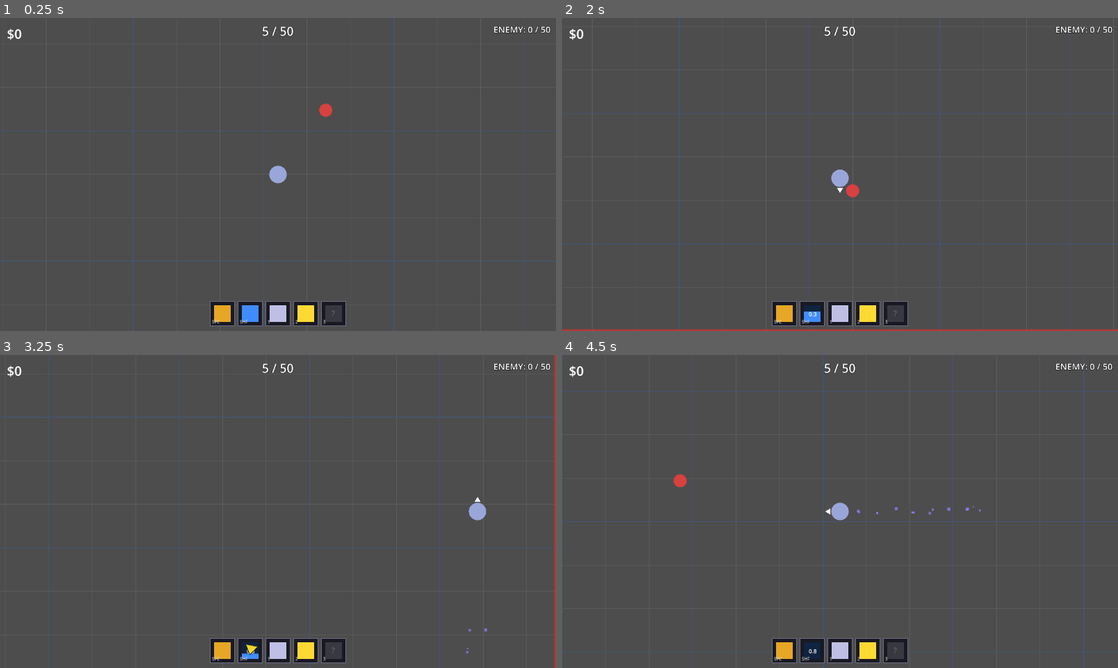
Above: before the commit, frames 1-4 (two rows, left to right).
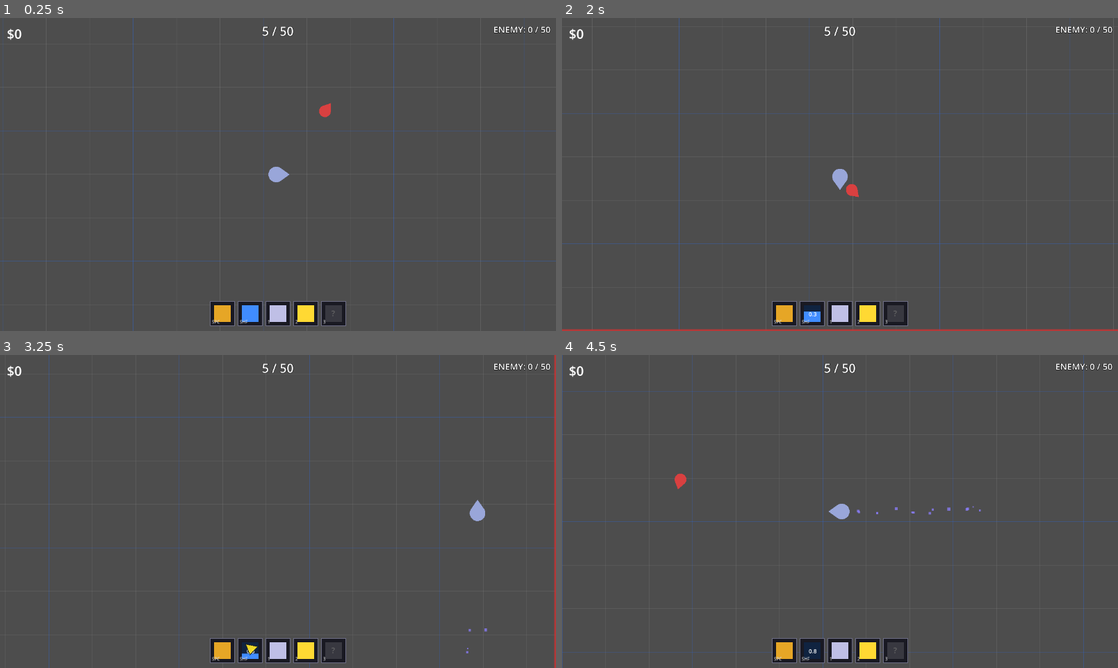
Above: after the commit, the same moments.

Repository: Wowo10/Mobber
Game: Godot game, scene res://scenes/game/game.tscn
Two runs of this game, one before a commit and one after it. Both use one fixed random seed, a clock stepped at 60 frames per second and the inputs below. This scene is started directly instead of the project's main scene.
Inputs:
- Up to frame 1 (0.25 s): no input
- Up to frame 2 (2 s): hold D (move_right) 0.53-1.28 s; tap Space (attack) at 0.6 s; hold S (move_down) from 1.28 s (still down); tap Shift (dash) at 1.35 s
- Up to frame 3 (3.25 s): release S (move_down) at 2.03 s; hold D (move_right) 2.03-2.78 s; tap Space (attack) at 2.1 s; hold W (move_up) from 2.78 s (still down); tap Shift (dash) at 2.85 s
- Up to frame 4 (4.5 s): release W (move_up) at 3.53 s; hold A (move_left) from 3.53 s (still down); tap Space (attack) at 3.6 s; tap Shift (dash) at 4.35 s

The runs differ from the first frame. In frame 1, less than 0.1% of the frame differs, in the area x 48-60%, y 27-53%; in frame 2, less than 0.1%, in the area x 48-54%, y 48-58%; in frame 3, less than 0.1%; in frame 4, less than 0.1%.

Commit message:
changed shapes

Diff:
--- a/scripts/entities/mob.gd
+++ b/scripts/entities/mob.gd
@@ -141,8 +141,24 @@
 			game.call_deferred("notify_mob_killed", arena)
 	queue_free()
 
+func _draw_droplet(r: float, col: Color, fwd: Vector2) -> void:
+	var n := 20
+	var shoulder_a := deg_to_rad(60.0)
+	var back_cx := -r * 0.2
+	var back_r := r * 0.9
+	var rot := fwd.angle()
+	var pts := PackedVector2Array()
+	for i in range(n + 1):
+		var a := shoulder_a + float(i) / float(n) * (TAU - 2.0 * shoulder_a)
+		pts.append(Vector2(back_cx + back_r * cos(a), back_r * sin(a)).rotated(rot))
+	pts.append(fwd * r * 1.35)
+	draw_colored_polygon(pts, col)
+
 func _draw() -> void:
-	draw_circle(Vector2.ZERO, radius, color)
+	var fwd := velocity.normalized() if velocity.length_squared() > 1.0 else _wander_dir
+	if fwd.is_zero_approx():
+		fwd = Vector2.RIGHT
+	_draw_droplet(radius, color, fwd)
 	if health < max_health:
 		var bar_w := radius * 2.0
 		var bar_h := 5.0
--- a/scripts/entities/player.gd
+++ b/scripts/entities/player.gd
@@ -269,21 +269,24 @@
 		position = pos
 		queue_redraw()
 
+func _draw_droplet(r: float, col: Color, fwd: Vector2) -> void:
+	var n := 20
+	var shoulder_a := deg_to_rad(60.0)
+	var back_cx := -r * 0.2
+	var back_r := r * 0.9
+	var rot := fwd.angle()
+	var pts := PackedVector2Array()
+	for i in range(n + 1):
+		var a := shoulder_a + float(i) / float(n) * (TAU - 2.0 * shoulder_a)
+		pts.append(Vector2(back_cx + back_r * cos(a), back_r * sin(a)).rotated(rot))
+	pts.append(fwd * r * 1.35)
+	draw_colored_polygon(pts, col)
+
 func _draw() -> void:
-	draw_circle(Vector2.ZERO, radius, color)
+	_draw_droplet(radius, color, _last_facing)
 	if not player_name.is_empty():
 		var font := ThemeDB.fallback_font
 		var font_size := 13
 		var tw := font.get_string_size(player_name, HORIZONTAL_ALIGNMENT_LEFT, -1, font_size).x
 		draw_string(font, Vector2(-tw * 0.5, -radius - 4.0), player_name,
 				HORIZONTAL_ALIGNMENT_LEFT, -1, font_size, Color(1.0, 1.0, 1.0, 0.9))
-	if move_direction == Vector2.ZERO:
-		return
-	var tip: Vector2 = move_direction * (radius + 14.0)
-	var perp: Vector2 = move_direction.rotated(PI / 2.0)
-	var base_center: Vector2 = move_direction * (radius + 2.0)
-	draw_colored_polygon(PackedVector2Array([
-		tip,
-		base_center + perp * 7.0,
-		base_center - perp * 7.0
-	]), Color.WHITE)
